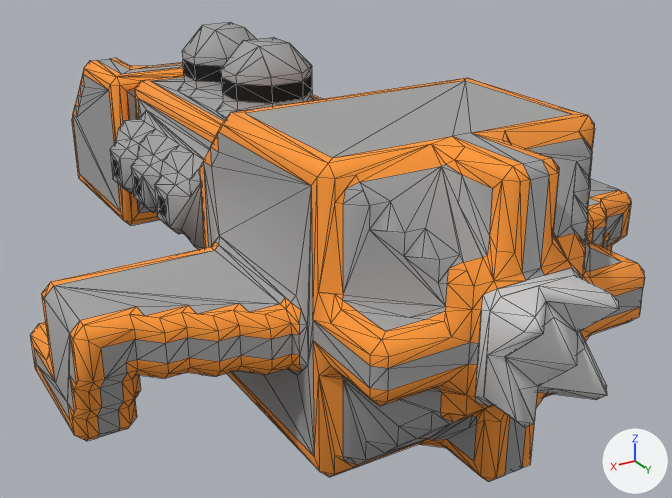
One commit to the OBJ model src/jsMain/resources/meshes/ndrc-2-novaatje-class.obj: the scene before it, then after it.
Both versions are drawn from a 50 mm lens placed at (24.8, 48.2, -28.8), pointed at (-2.2, 3.3, -51.3). Every picture has the same lights, and +X, +Y and +Z are marked at lower right. Mesh edges are drawn as thin lines. Where no turn or scale is listed for an object, it has been applied to the vertices.

In view in the first picture: 'ndrc-2-novaatje-class'.
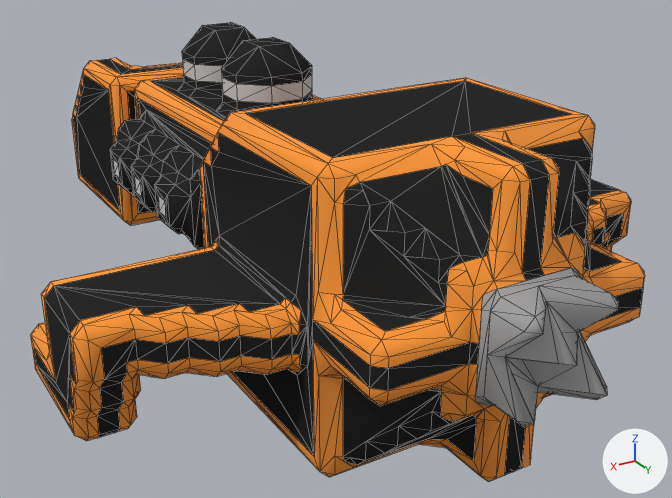
The newer file is also turned or shifted as a whole; pictures and numbers use the older file's frame.

Pixel boxes (x1, y1, x2, y2) of what changed, in the pictures (672 x 498 px; the box of a moved part takes in the faces that stretch with it):
part 1 of me_ndrc_2_novaatje_class, moved or reshaped: before (433, 166, 618, 440); after (441, 164, 607, 424)
part 2 of me_ndrc_2_novaatje_class, deleted: before (237, 44, 312, 77)
part 3 of me_ndrc_2_novaatje_class, surface changed (grey to black): (34, 27, 643, 475) in both

What changed in the scene script:
```text
Change me_ndrc_2_novaatje_class:
    used by ob_ndrc_2_novaatje_class; location = (0.0, 0.0, 0.0)
    remove me_ndrc_2_novaatje_class.from_pydata(...)  # 1512 vertices, 2871 faces; spans x -16.5..16.5, y -25.5..25.5, z -55.2..-39.2
    add me_ndrc_2_novaatje_class.from_pydata(...)  # 1514 vertices, 2869 faces; spans x -16.5..16.5, y -25.5..25.5, z -55.2..-39.2
    me_ndrc_2_novaatje_class part 1: 4 vertices moved from x 0.0..2.0, y 24.0..25.0, z -49.2..-47.2 to x -1.5..2.0, y 24.0..24.5, z -48.2..-45.7; 6 vertices removed from x -6.0..2.0, y 19.5..24.0, z -52.7..-42.2; 9 vertices added at x -5.5..2.0, y 20.0..25.0, z -51.7..-42.7
    me_ndrc_2_novaatje_class part 2: 2 vertices removed from x -2.0..1.0, y 0.5, z -40.7..-39.7
    me_ndrc_2_novaatje_class part 3: 1336 kept faces spanning x -16.5..16.5, y -25.5..25.5, z -55.2..-39.2 get new texture (UV) coordinates
```
